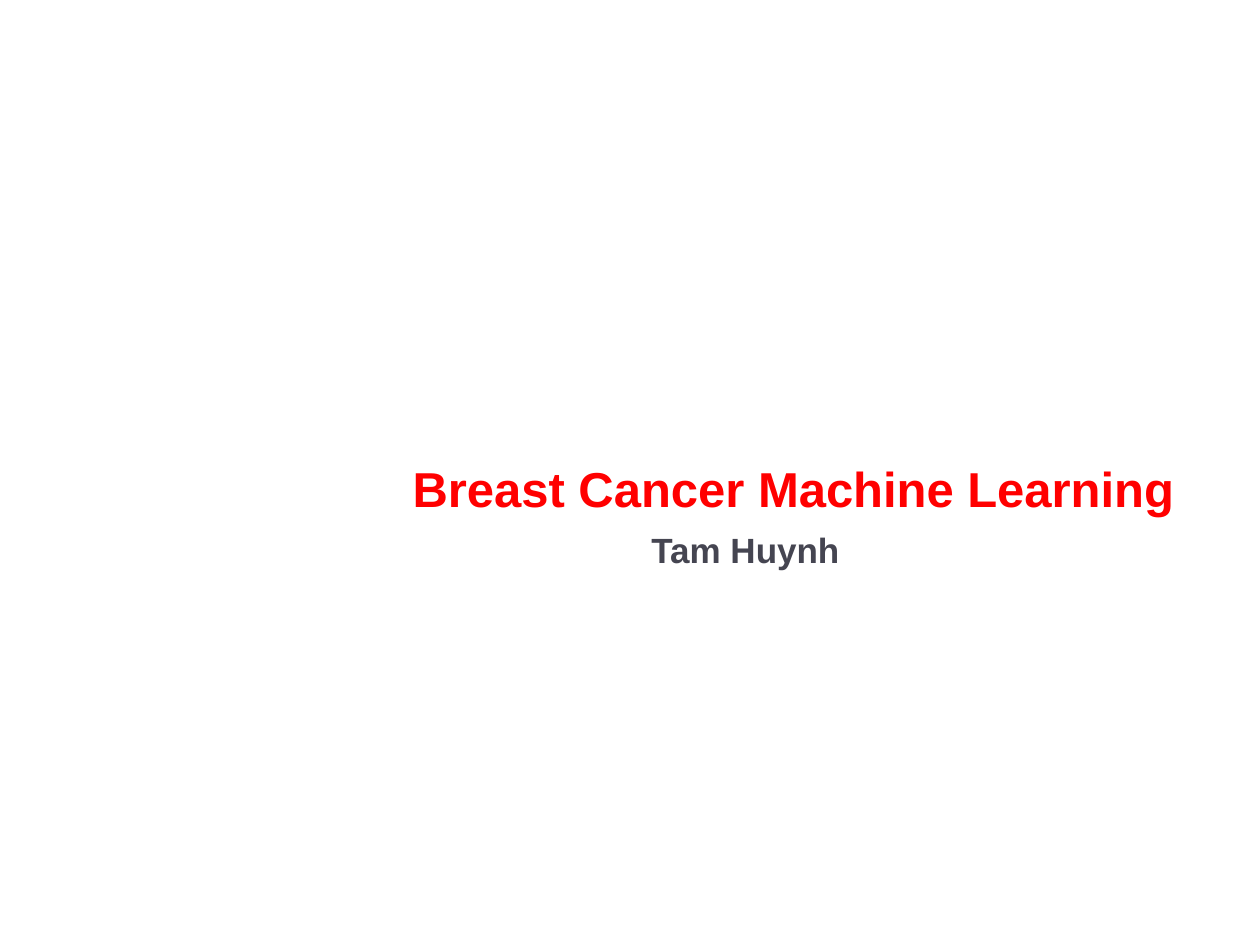
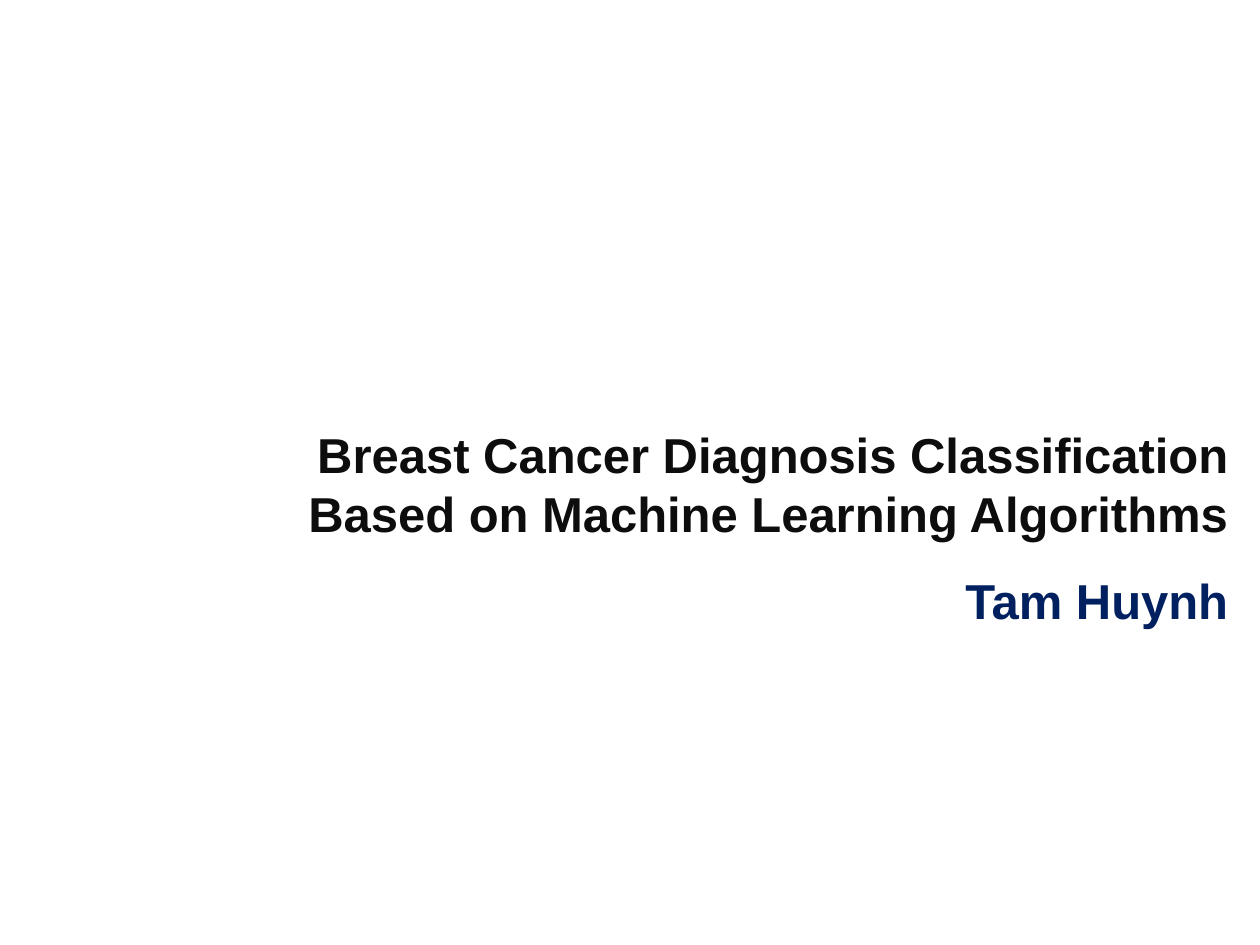
Before and after one commit to tamhuynh92/Machine-Learning-Project, a slide deck: slide 1 of Breast Cancer Presentation.ppt. Drawn at 1260x945 pixels with LibreOffice and Linux fonts; fonts in the diff are those of the drawing; background and template pictures are left out. Boxes give left, top, right and bottom in pixels: in the first picture for what was removed or moved away, otherwise in the second. Text is boxed around its words. In the diff, an @@ line names an element or a change of style, - is before the commit and + after.

```diff
--- a/Breast Cancer Presentation.ppt
+++ b/Breast Cancer Presentation.ppt
@@ title at [308,437,1228,542]: text changed; text colour #FF0000 to #0D0D0D @@
-Breast Cancer Machine Learning
+Breast Cancer Diagnosis Classification Based on Machine Learning Algorithms
@@ subtitle "Tam Huynh": place and size @@
-subtitle "Tam Huynh" at [651,537,839,570]
+subtitle "Tam Huynh" at [965,583,1228,629]
@@ subtitle "Tam Huynh" at [965,583,1228,629]: size 20 to 28 pt, text colour #454551 to #002060; alignment centre to right; more space between paragraphs @@
```
Also in this commit, not shown: 20 other slides changed, 5 slides added, 11 other files.
